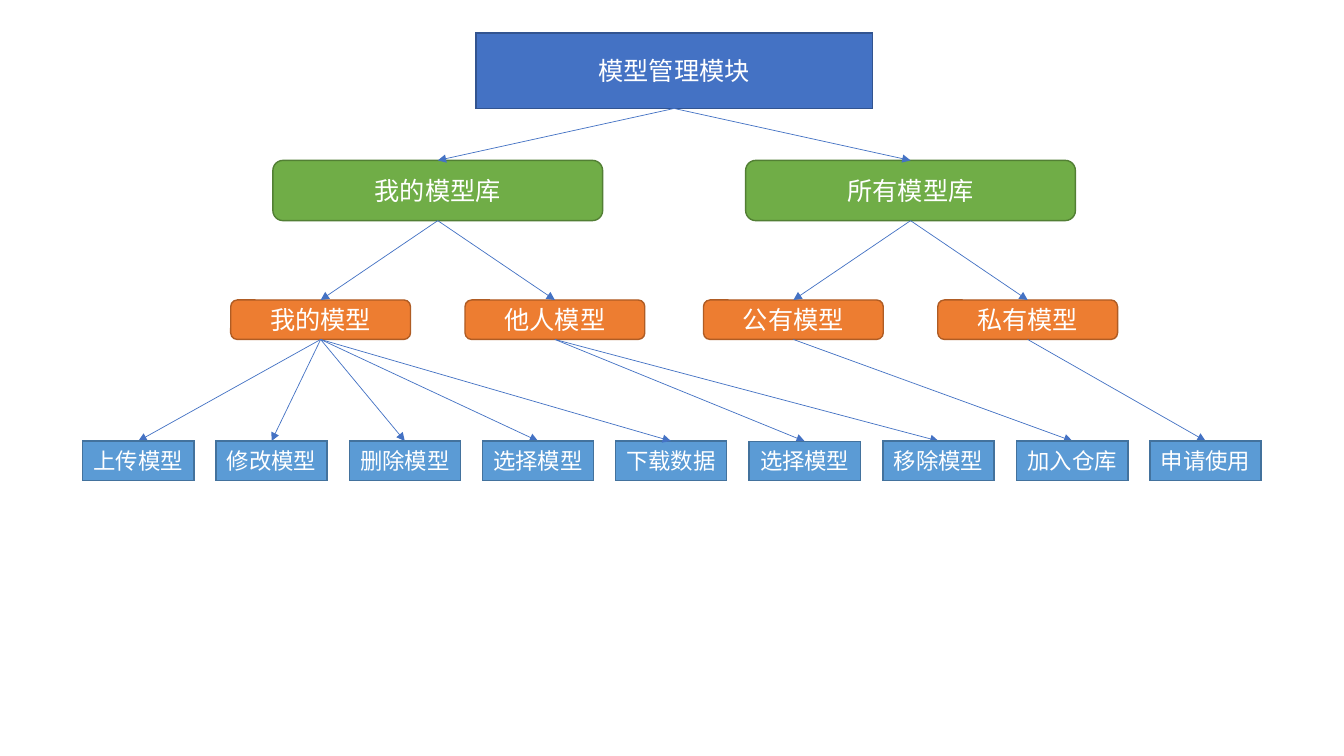
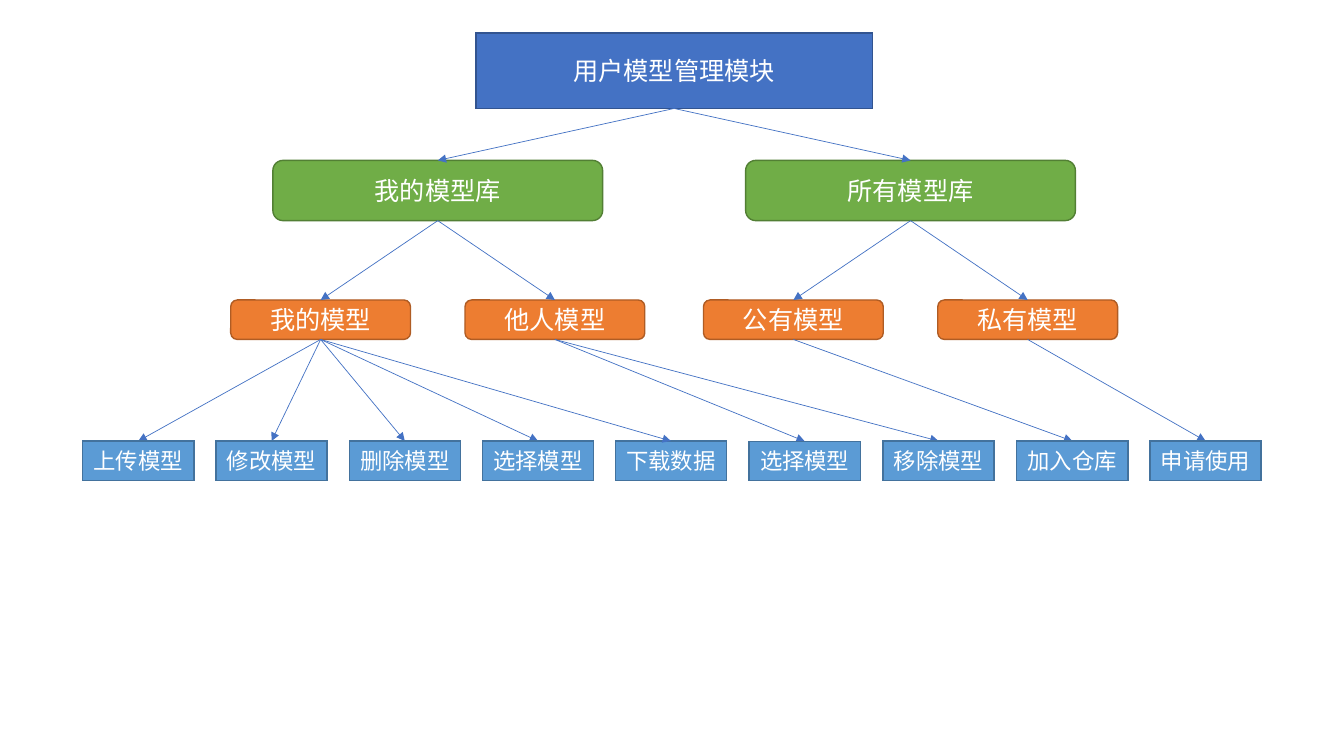
Before and after one commit to WutBottle/2021dissertation, a slide deck: slide 14 of 论文涉及图片.pptx. Drawn at 1344x756 pixels with LibreOffice and Linux fonts; fonts in the diff are those of the drawing. Boxes give left, top, right and bottom in pixels: in the first picture for what was removed or moved away, otherwise in the second. Text is boxed around its words. In the diff, an @@ line names an element or a change of style, - is before the commit and + after.

```diff
--- a/论文涉及图片.pptx
+++ b/论文涉及图片.pptx
@@ text in rectangle at (573, 59, 775, 82): text changed @@
-模型管理模块
+用户模型管理模块
```
Also in this commit, not shown: 1 other slide changed, 10 slides added, 1 other file.
